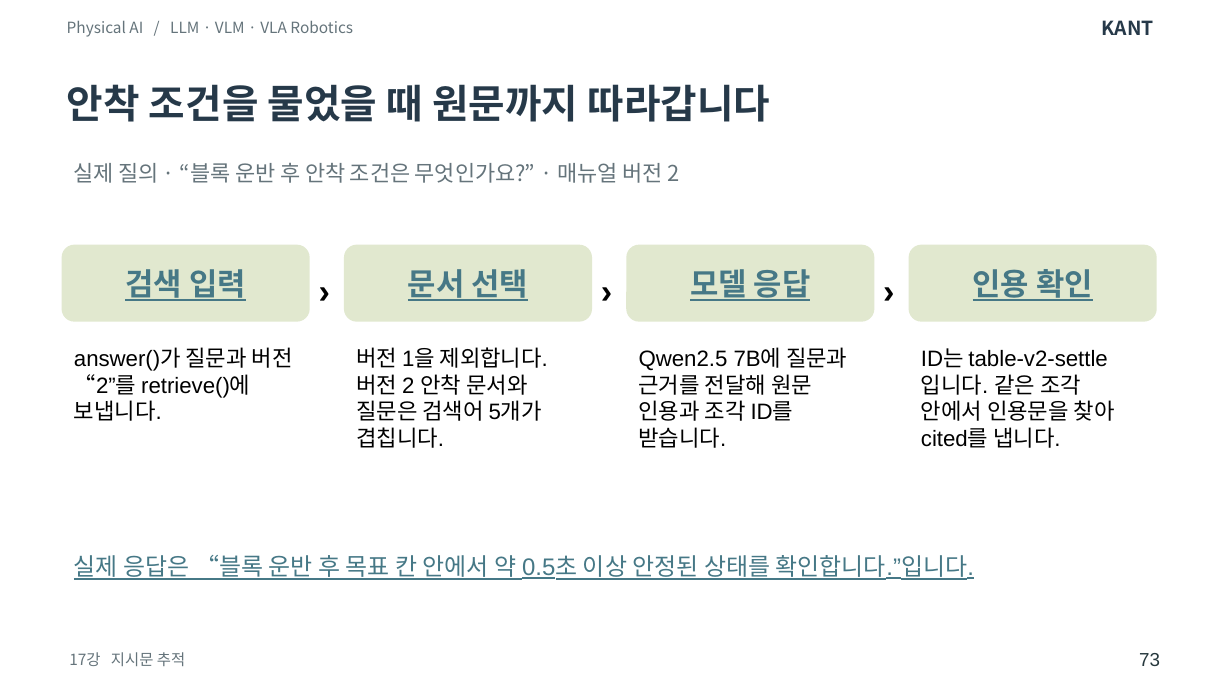
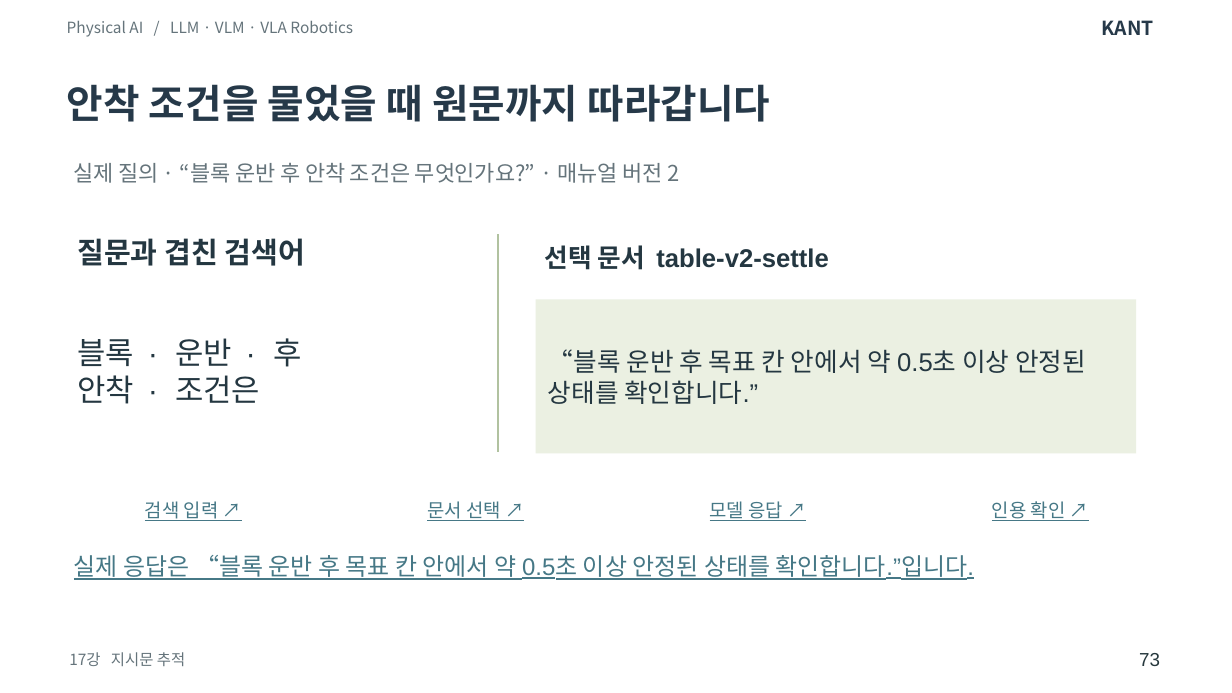
Before and after one commit to SpartaPA/waffle-mpx-lyrical, a slide deck: slide 73 of lessons/14-18/lessons-14-18.pptx. Drawn at 1232x693 pixels with LibreOffice and Linux fonts; fonts in the diff are those of the drawing. Boxes give left, top, right and bottom in pixels: in the first picture for what was removed or moved away, otherwise in the second. Text is boxed around its words. In the diff, an @@ line names an element or a change of style, - is before the commit and + after.

Commit message:
14~18강 본문에서 실제 관측과 판정 과정을 개념별 도식으로 풀어냈습니다

```diff
--- a/lessons/14-18/lessons-14-18.pptx
+++ b/lessons/14-18/lessons-14-18.pptx
@@ text added at (77,238,305,266), 17 pt, text #243741, bold @@
+질문과 겹친 검색어
@@ line added from (498, 234) to (498, 452), #B1C2A0 1.6 pt @@
@@ text removed at (307,256,355,323) @@
-›
@@ text added at (544,245,828,270), 15 pt, text #243741, bold @@
+선택 문서 table-v2-settle
@@ text removed at (589,256,637,323) @@
-›
@@ text removed at (871,256,919,323) @@
-›
@@ rectangle added at (536,299,1137,453), fill #EBF0E2, 15 pt, text #243741 @@
+“블록 운반 후 목표 칸 안에서 약 0.5초 이상 안정된 상태를 확인합니다.”
@@ text removed at (74,347,293,421) @@
-answer()가 질문과 버전 “2”를 retrieve()에 보냅니다.
@@ text added at (77,338,301,404), 18 pt, text #243741 @@
+블록 · 운반 · 후
+안착 · 조건은
@@ text removed at (356,347,548,448) @@
-버전 1을 제외합니다. 버전 2 안착 문서와 질문은 검색어 5개가 겹칩니다.
@@ text removed at (639,347,847,448) @@
-Qwen2.5 7B에 질문과 근거를 전달해 원문 인용과 조각 ID를 받습니다.
@@ text removed at (921,348,1115,448) @@
-ID는 table-v2-settle입니다. 같은 조각 안에서 인용문을 찾아 cited를 냅니다.
@@ text "검색 입력 ↗": place and size @@
-text "검색 입력 ↗" at (62,245,309,322)
+text "검색 입력 ↗" at (145,501,219,521)
@@ text at (145,501,219,521): text changed; size 18 to 11 pt; bold off @@
-검색 입력
+검색 입력 ↗
@@ text "문서 선택 ↗": place and size @@
-text "문서 선택 ↗" at (344,245,591,322)
+text "문서 선택 ↗" at (427,501,501,521)
@@ text at (427,501,501,521): text changed; size 18 to 11 pt; bold off @@
-문서 선택
+문서 선택 ↗
@@ text "모델 응답 ↗": place and size @@
-text "모델 응답 ↗" at (626,245,873,322)
+text "모델 응답 ↗" at (710,501,784,521)
@@ text at (710,501,784,521): text changed; size 18 to 11 pt; bold off @@
-모델 응답
+모델 응답 ↗
@@ fill #E1E8CF to none in 4 elements at (145,501,219,521), (427,501,501,521), (710,501,784,521), (992,501,1066,521) @@
@@ text "인용 확인 ↗": place and size @@
-text "인용 확인 ↗" at (909,245,1157,322)
+text "인용 확인 ↗" at (992,501,1066,521)
@@ text at (992,501,1066,521): text changed; size 18 to 11 pt; bold off @@
-인용 확인
+인용 확인 ↗
```
Also in this commit, not shown: 28 other slides changed.
